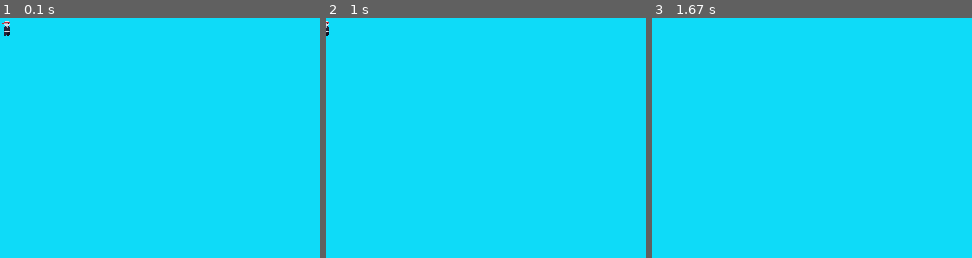
Above: before the commit, frames 1-3 (left to right).
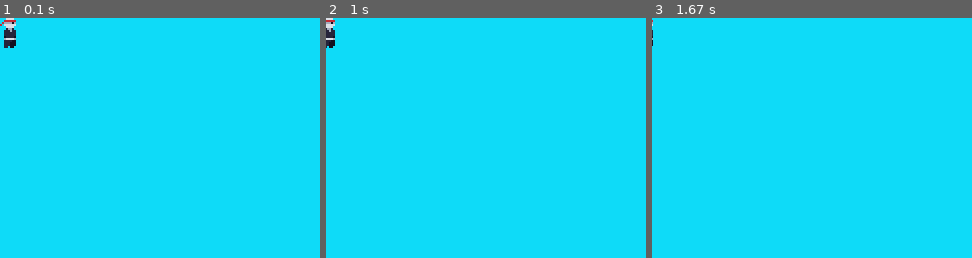
Above: after the commit, the same moments.

Repository: dbrizov/pygame-platformer
Game: pygame game, started from assets/src/game.py
Two runs of this game, one before a commit and one after it. Both use one fixed random seed, a clock stepped at 60 frames per second and the inputs below.
Inputs:
- Up to frame 1 (0.1 s): no input
- Up to frame 2 (1 s): tap Enter at 0.33 s; tap A at 0.67 s
- Up to frame 3 (1.67 s): tap A at 1.5 s
The pictures show only the part of the screen within x 0-50%, y 0-50%; the shares and areas given below are measured in that part.

The runs differ from the first frame. In frame 1, 0.4% of the frame differs, in the area x 0-5%, y 0-13%; in frame 2, 0.3%; in frame 3, less than 0.1%.

Commit message:
Added Graphics.scale which scales all graphics. Also the image component no longer loads its' image on its' own

Diff:
--- a/assets/src/engine/components.py
+++ b/assets/src/engine/components.py
@@ -1,7 +1,5 @@
-import pathlib
 import pygame
 from engine.math import Vec2
-from engine.color import Color
 from engine.input import Input, InputEvent, InputEventType
 from engine.graphics import Display, RenderStruct
 
@@ -83,7 +81,7 @@
 
 
 class ImageComponent(Component):
-    def __init__(self, img_path: str | pathlib.Path, color_key: Color = Color.black(), priority: int = ComponentPriority.RENDER_COMPONENT):
+    def __init__(self, image: pygame.Surface | None = None, priority: int = ComponentPriority.RENDER_COMPONENT):
         """An `Image Component` renders an image on the screen.
 
         Params:
@@ -91,14 +89,14 @@
             color_key (Color): Transparent color key. All pixels matching this key will be transparent
         """
         super().__init__(priority)
-        self._image = pygame.image.load(img_path)
-        self._image.set_colorkey(color_key)
+        self.image = image
 
     def _render_tick(self, delta_time: float):
         super()._render_tick(delta_time)
-        transform = self.get_entity_transform()
-        render_struct = RenderStruct(self._image, transform.get_position(), transform.get_prev_position())
-        Display.deferred_blit(render_struct)
+        if self.image:
+            transform = self.get_entity_transform()
+            render_struct = RenderStruct(self.image, transform.get_position(), transform.get_prev_position())
+            Display.deferred_blit(render_struct)
 
 
 class InputComponent(Component):
--- a/assets/src/engine/engine.ini
+++ b/assets/src/engine/engine.ini
@@ -2,7 +2,7 @@
 screen_width = 640
 screen_height = 480
 target_fps = 60
-graphics_scale = 1.0
+graphics_scale = 2.0
 
 [physics]
 physics_fps = 60
--- a/assets/src/engine/gameloop.py
+++ b/assets/src/engine/gameloop.py
@@ -2,7 +2,7 @@
 from engine.time import Time
 from engine.input import Input
 from engine.physics import Physics
-from engine.graphics import Display
+from engine.graphics import Display, Graphics
 from engine.config import EngineConfig
 from engine.entity import EntitySpawner
 
@@ -12,8 +12,9 @@
     def init():
         pygame.init()
         EngineConfig.init()
+        Time.init(EngineConfig.TARGET_FPS)
         Display.init(EngineConfig.SCREEN_WIDTH, EngineConfig.SCREEN_HEIGHT)
-        Time.init(EngineConfig.TARGET_FPS)
+        Graphics.init(EngineConfig.GRAPHICS_SCALE)
         Physics.init(EngineConfig.PHYSICS_DELTA_TIME, EngineConfig.PHYSICS_INTERPOLATION)
 
     @staticmethod
--- a/assets/src/engine/graphics.py
+++ b/assets/src/engine/graphics.py
@@ -1,5 +1,13 @@
 import pygame
 from engine.math import Vec2
+
+
+class Graphics:
+    scale: float
+
+    @staticmethod
+    def init(graphics_scale: float):
+        Graphics.scale = graphics_scale
 
 
 class RenderStruct:
--- a/assets/src/ninjagame/player.py
+++ b/assets/src/ninjagame/player.py
@@ -1,8 +1,11 @@
+import pygame
+from engine.math import Vec2
+from engine.color import Color
+from engine.time import Time
 from engine.entity import Entity
 from engine.components import InputComponent, ImageComponent
-from engine.math import Vec2
-from engine.time import Time
 from engine.input import InputEventType
+from engine.graphics import Graphics
 from ninjagame.data import Data
 
 
@@ -15,8 +18,11 @@
         self._vertical_input = 0.0
 
         self._input_component = self.add_component(InputComponent())
-        self._image_component = self.add_component(
-            ImageComponent(Data.asset_path("data", "images", "entities", "player", "idle", "00.png")))
+
+        image = pygame.image.load(Data.asset_path("data", "images", "entities", "player.png")).convert()
+        image.set_colorkey(Color.black())
+        image = pygame.transform.scale_by(image, Graphics.scale)
+        self._image_component = self.add_component(ImageComponent(image))
 
     def _enter_play(self):
         super()._enter_play()
